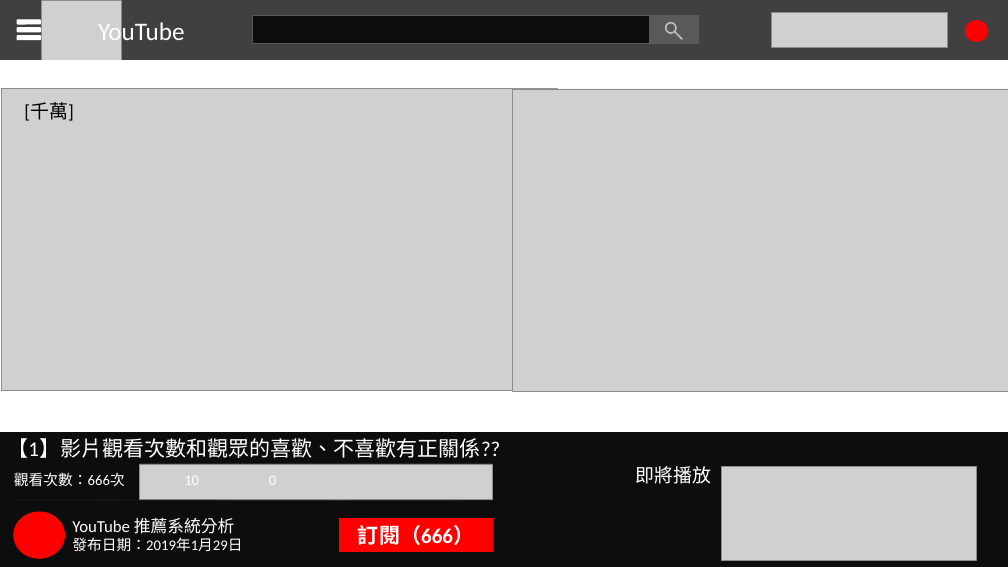
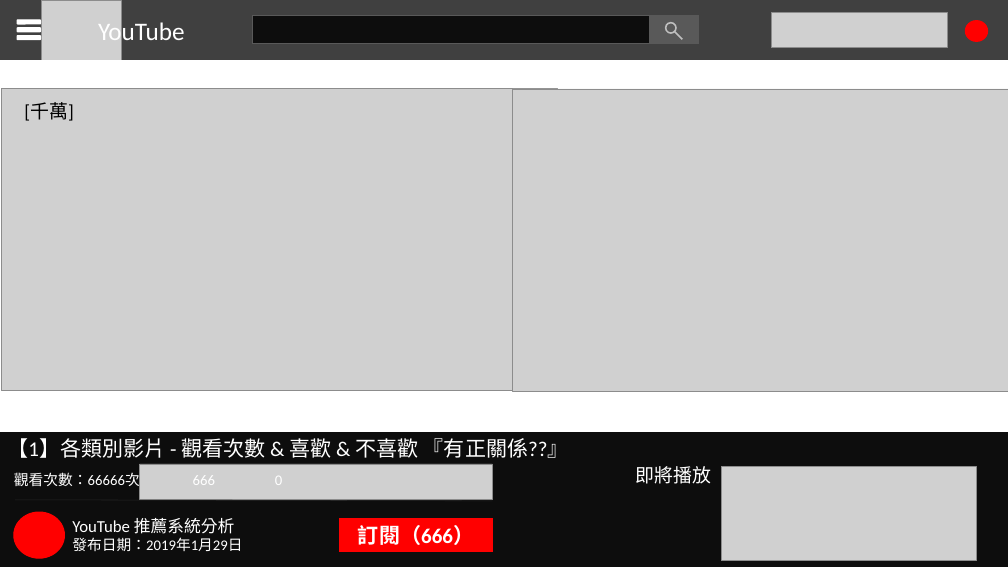
Before and after one commit to jasonSU85323/UTaipei_DataScience, a slide deck: slide 3 of Youtube analysis/ppt/black.pptx. Drawn at 1008x567 pixels with LibreOffice and Linux fonts; fonts in the diff are those of the drawing; grey boxes stand for pictures. Boxes give left, top, right and bottom in pixels: in the first picture for what was removed or moved away, otherwise in the second. Text is boxed around its words. In the diff, an @@ line names an element or a change of style, - is before the commit and + after.

```diff
--- a/Youtube analysis/ppt/black.pptx
+++ b/Youtube analysis/ppt/black.pptx
@@ text at box(7, 438, 569, 458): text changed @@
-【1】影片觀看次數和觀眾的喜歡、不喜歡有正關係??
+【1】各類別影片 - 觀看次數 & 喜歡 & 不喜歡 『有正關係??』
@@ text at box(14, 470, 282, 489): text changed @@
-觀看次數：666次 10 0
+觀看次數：66666次 666 0
```
Also in this commit, not shown: 8 other slides changed, 1 slide removed, 2 other files.
